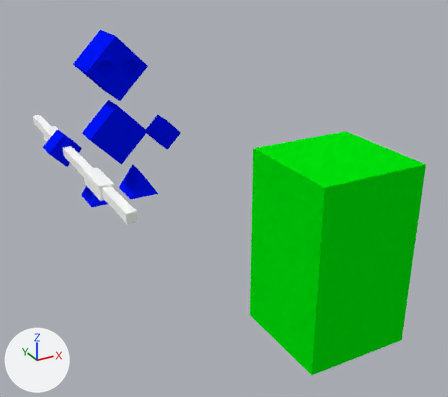
A saved change to the Blender file Unity/Assets/Personagem/Abejide/Blender/Abejide.blend.
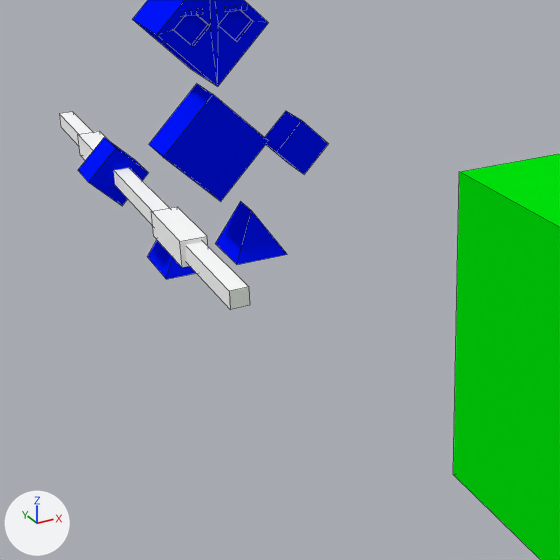
Each version is shown whole from a 50 mm camera at (-3.46, -10.43, 5.04) aimed at (0.78, -2.73, 1.19), then close up on the part from 0% to 69% of the width and 14% to 91% of the height. The lights are fixed; the arrows at lower left show +X, +Y and +Z. The close-ups show mesh edges as thin lines.

Names of what the first close-up shows: 'Amud', 'Corpo', 'Inimigo'.
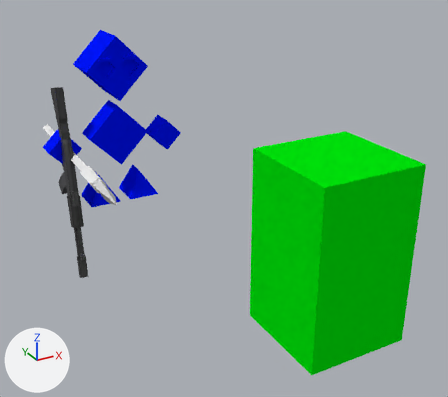
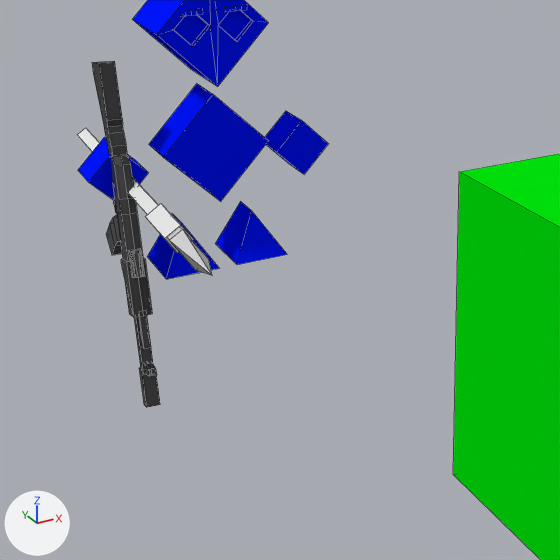
The edits, one by one:
Picture 'ak 45 pente alongado.png' (img_ak_45_pente_alongado_png) is new.
Material 'ak 45 pente alongado.png' (mat_ak_45_pente_alongado_png) is new.
Its texture is img_ak_45_pente_alongado_png.
Material 'LancaCabo01' (mat_lancacabo01) is new.
Its base color is (0.8, 0.8, 0.8) (white #e7e7e7).
Material 'LancaPonta01' (mat_lancaponta01) is new.
Its base color is (0.64, 0.64, 0.64) (light grey #d1d1d1).
Mesh me_plane_plane_001 is new.
It has 195 vertices, 138 faces and spans x -2.62..5.6, y -1.45..1.02, z -0.03..0.41.
It uses material mat_ak_45_pente_alongado_png (picture img_ak_45_pente_alongado_png).
Mesh me_lanca01_cube_001 is new.
It has 21 vertices, 19 faces and spans x -0.15..0.23, y -2.92..2.63, z -0.25..0.42.
Faces by material slot: [8, 11].
It uses material mat_lancaponta01 (light grey #d1d1d1).
It uses material mat_lancacabo01 (white #e7e7e7).
Object 'Amud' (ob_amud) is rescaled from (0.177, 0.397, 0.397) to (1.0, 1.0, 1.0).
Object 'Amud' (ob_amud) moves from (-0.905, -0.583, 1.45) to (0.0, 0.0, 0.0).
Object 'Amud' (ob_amud) is now hidden.
Object 'Àk45' (ob_àk45) is new; it shows me_plane_plane_001.
Its location is (-0.845, -0.007, 1.452).
Its rotation in degrees is (83, 75, -98).
Its scale is (0.407, 0.407, 0.407).
Object 'Lanca01_Cube.001' (ob_lanca01_cube_001) is new; it shows me_lanca01_cube_001.
Its location is (-0.892, -0.503, 1.374).
Its rotation in degrees is (176, -26, -3.5).
Its scale is (0.804, 0.804, 0.804).

Changed parts and their boxes [x1, y1, x2, y2] in the close-ups (560 x 560 px):
'Àk45', added (black): after [92, 61, 160, 407]
'Amud', hidden: before [59, 112, 250, 310]
'Lanca01_Cube.001', added: after [78, 128, 212, 275]
    faces in mat_lancacabo01 (white #e7e7e7): [78, 128, 194, 253]
    faces in mat_lancaponta01 (light grey #d1d1d1): [168, 228, 212, 275]
